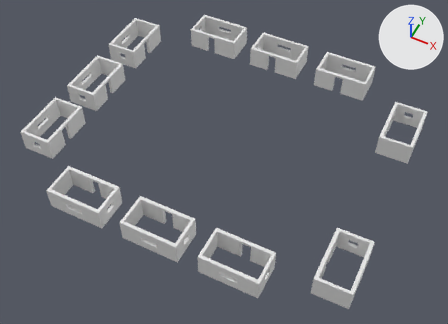
A saved change to the OBJ model Project/Models/ParedesChozas.obj.
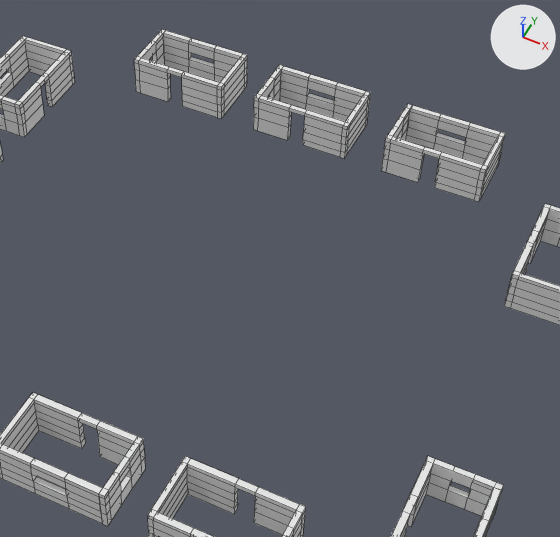
Old and new are each drawn whole from a 50 mm camera at (12.8, -54.7, 65.6) aimed at (-13.9, -1.3, -1.1) and again close up on the part from 28% to 90% of the width and 0% to 83% of the height. The lights are fixed; the arrows at upper right show +X, +Y and +Z. The close-ups show mesh edges as thin lines. Where no turn or scale is listed for an object, it has been applied to the vertices.

Names of what the first close-up shows: 'ParedesChozas'.
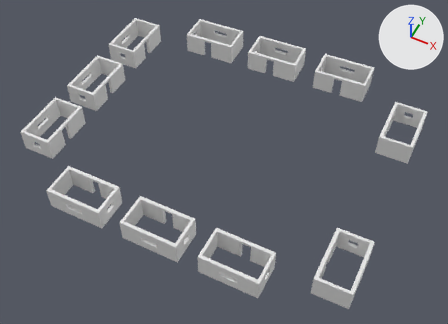
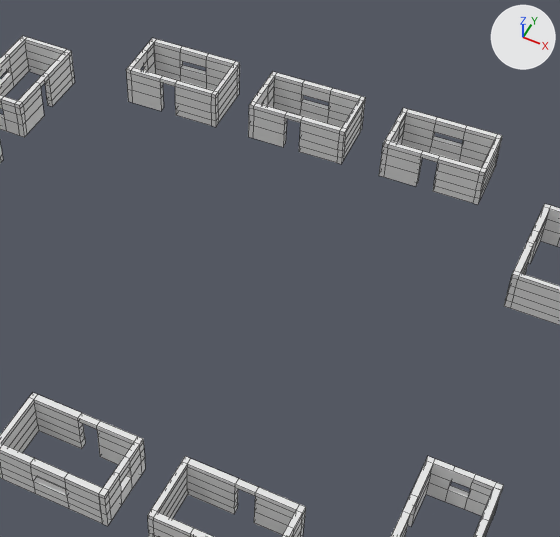
The newer file is also turned or shifted as a whole; pictures and numbers use the older file's frame.

Edits to the bpy script that builds the scene:
```text
Change me_paredeschozas:
    used by ob_paredeschozas; location = (0.0, 0.0, 0.0)
    remove me_paredeschozas.from_pydata(...)  # 1815 vertices, 1815 faces; spans x -40.1..10.0, y -19.9..23.6, z 0.2..3.5
    add me_paredeschozas.from_pydata(...)  # 1815 vertices, 1815 faces; spans x -40.1..10.0, y -19.9..23.0, z 0.2..3.5
    me_paredeschozas part 1: the loose piece of 165 vertices spanning x -30.1..-22.0, y 18.8..23.6, z 0.2..3.5 is turned 2.1 degrees about the z axis through its middle, then moved by (0.0, -1.3, 0.0)
    me_paredeschozas part 2: the loose piece of 165 vertices spanning x -19.1..-11.0, y 18.7..23.5, z 0.2..3.5 is turned 2.1 degrees about the z axis through its middle, then moved by (0.0, -0.9, 0.0)
    me_paredeschozas part 3
    117 vertices are removed from x -7.9..0.2, y 18.6..23.4, z 0.2..3.5
    165 faces are deleted
    10 vertices in x -3.5..-0.2, y 19.1, z 0.2..3.5 move by (0.0, -0.9, 0.0)
    5 vertices in x -4.8, y 19.1, z 0.2..3.5 move by (0.0, -1.0, 0.0)
    4 vertices in x -0.3, y 18.6, z 0.9..3.2 move by (0.1, 0.1, 0.0)
    4 vertices in x 0.1, y 18.6, z 0.9..3.2 move by (-0.4, 4.0, 0.0)
    4 vertices in x -0.2, y 22.9, z 0.9..3.2 move by (0.4, -4.6, 0.0)
    10 vertices move from x -7.9..0.1, y 18.6..22.9, z 0.9..3.2 to x -7.9..0.2, y 18.0..22.5, z 0.9..3.2
    9 vertices are added at x -8.0..0.2, y 18.2..22.9, z 0.9..3.5
    6 new vertices lie (-2.7, -0.1, 0.0) away from vertices in x -4.8, y 18.6..19.1, z 0.2..3.5
    7 new vertices lie (-0.4, 0.0, 0.0) away from vertices in x -7.9..-7.5, y 18.0..19.1, z 0.2..3.5
    6 new vertices lie (0.0, 0.0, -0.7) away from vertices in x -2.6..0.1, y 18.6..22.9, z 0.9
    5 new vertices lie (0.0, 1.3, 0.0) away from vertices in x -7.9..-7.5, y 18.5..18.6, z 0.2..3.5
    7 new vertices lie (-0.1, 1.2, 0.0) away from vertices in x -7.9..-7.5, y 18.7..19.8, z 0.2..3.5
    7 new vertices lie (0.0, 1.3, 0.0) away from vertices in x -8.0..-7.6, y 21.0, z 0.2..3.5
    10 new vertices lie (0.0, 0.5, 0.0) away from vertices in x -8.0..-7.5, y 18.0..22.3, z 0.2..3.5
    9 new vertices lie (0.0, 0.0, 0.7) away from vertices in x -8.0..0.1, y 19.1..22.9, z 0.9..2.5
    5 new vertices lie (-2.4, -0.1, 0.0) away from vertices in x -2.8..0.1, y 19.1..22.5, z 0.2..3.5
    5 new vertices lie (-0.2, 3.9, 0.0) away from vertices in x -2.6..0.2, y 18.7..22.9, z 0.2..3.5
    9 new vertices lie (0.0, 0.4, 0.0) away from vertices in x -2.8..0.0, y 22.5..22.9, z 0.2..3.5
    8 new vertices lie (-0.4, 0.0, 0.0) away from vertices in x -7.6..0.0, y 19.8..23.0, z 0.2..3.5
    7 new vertices lie (-2.4, -0.1, 0.0) away from vertices in x -5.2..-0.4, y 22.4..23.0, z 0.2..3.5
    8 new vertices lie (0.0, 0.5, 0.0) away from vertices in x -7.6..-5.2, y 22.3..22.4, z 0.2..3.5
    9 new vertices lie (0.0, 0.0, 0.8) away from vertices in x -7.6..0.0, y 22.3..23.0, z 1.6
    165 new faces join them
```

Where the change shows, as pixel boxes (x1, y1, x2, y2) in the close-ups (560 x 537 px; the box of a moved part takes in the faces that stretch with it):
'ParedesChozas', reshaped
    before: (0, 29, 560, 537)
    after: (0, 36, 560, 537)
part 1 of me_paredeschozas, moved or reshaped
    before: (134, 29, 247, 119)
    after: (126, 38, 240, 127)
part 2 of me_paredeschozas, moved or reshaped
    before: (253, 65, 371, 158)
    after: (248, 71, 366, 164)
part 3 of me_paredeschozas, moved or reshaped
    before: (381, 104, 506, 202)
    after: (379, 108, 502, 205)
